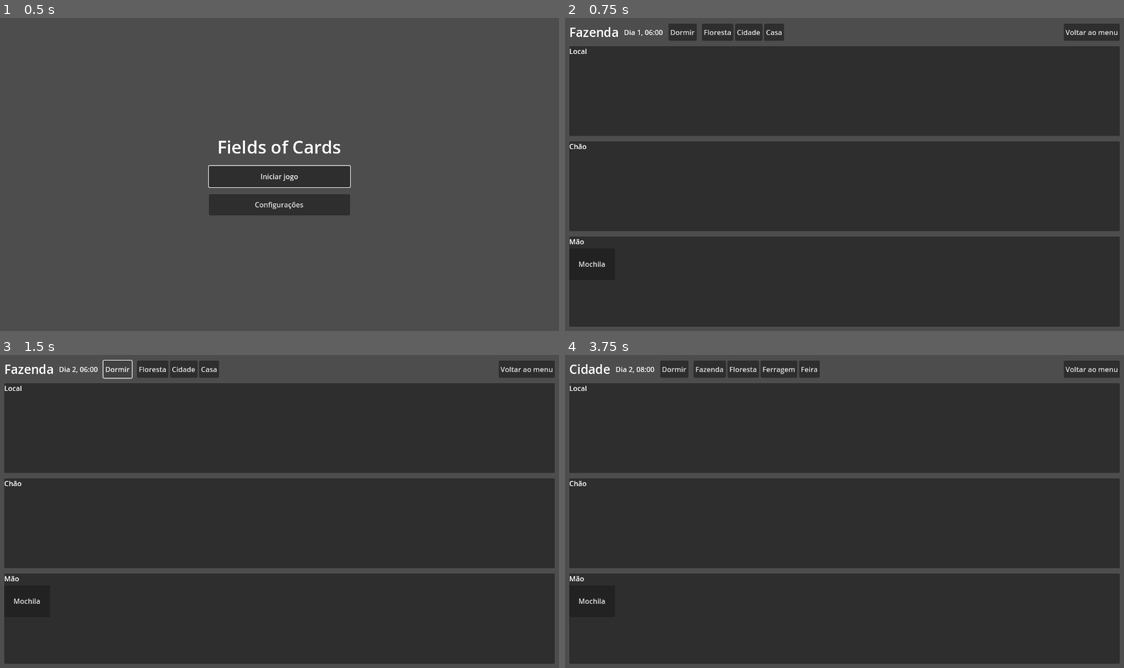
Above: before the commit, frames 1-4 (two rows, left to right).
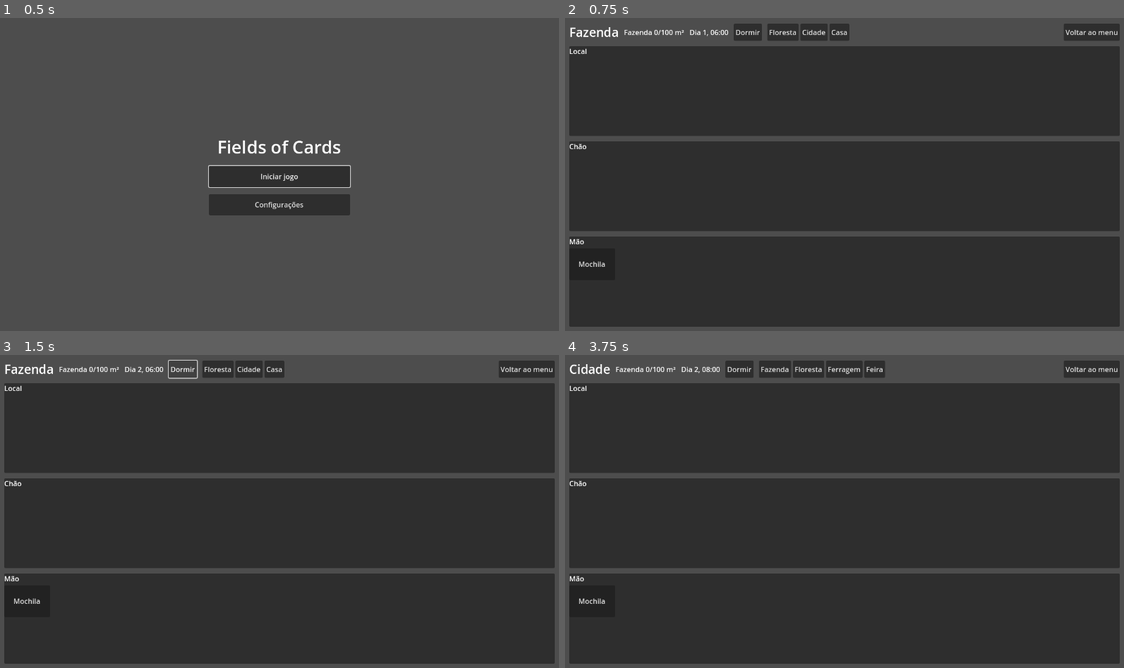
Above: after the commit, the same moments.

Repository: witoreel/fields-of-cards
Game: Godot game, scene res://ui/main_menu.tscn
Two runs of this game, one before a commit and one after it. Both use one fixed random seed, a clock stepped at 60 frames per second and the inputs below.
Inputs:
- Up to frame 1 (0.5 s): no input
- Up to frame 2 (0.75 s): click "Iniciar jogo" at 0.5 s
- Up to frame 3 (1.5 s): click "Dormir" at 1.25 s
- Up to frame 4 (3.75 s): click "Floresta" at 2 s; click "Fazenda" at 2.75 s; click "Cidade" at 3.5 s

Frame 1 is identical in both runs. In frame 2, 1.3% of the frame differs, in the area x 10-51%, y 1-8%; in frame 3, 1.2%; in frame 4, 1.4%, in the area x 9-58%, y 1-8%.

Commit message:
Adiciona limite de m² da fazenda e terra arada com contador (feature 6, L7, N1-N3)
Co-Authored-By: Claude Sonnet 5.5 <noreply@anthropic.com>

Diff:
--- a/data/cards/terra_arada.tres
+++ b/data/cards/terra_arada.tres
@@ -8,4 +8,4 @@
 display_name = "Terra arada"
 props = PackedStringArray("stackable")
 weight = 0
-extra = {}
+extra = {"m2": 1}
--- a/data/cards/terra_broto.tres
+++ b/data/cards/terra_broto.tres
@@ -8,4 +8,4 @@
 display_name = "Broto"
 props = PackedStringArray("stackable")
 weight = 0
-extra = {"grow": {"days": 1, "to": "terra_pronta"}}
+extra = {"m2": 1, "grow": {"days": 1, "to": "terra_pronta"}}
--- a/data/cards/terra_pronta.tres
+++ b/data/cards/terra_pronta.tres
@@ -8,4 +8,4 @@
 display_name = "Pronta para colher"
 props = PackedStringArray("stackable")
 weight = 0
-extra = {}
+extra = {"m2": 1}
--- a/data/cards/terra_semeada.tres
+++ b/data/cards/terra_semeada.tres
@@ -8,4 +8,4 @@
 display_name = "Terra semeada"
 props = PackedStringArray("stackable")
 weight = 0
-extra = {"grow": {"days": 1, "to": "terra_broto"}}
+extra = {"m2": 1, "grow": {"days": 1, "to": "terra_broto"}}
--- a/src/core/game_state.gd
+++ b/src/core/game_state.gd
@@ -69,6 +69,10 @@
 	&"fazenda|cidade": 60,
 	&"floresta|cidade": 90,
 }
+
+## Limite de m² da fazenda, somando todos os seus locais (L7). Valor
+## provisório; cresce por expansão no futuro.
+var farm_area_limit := 100
 
 var current_location: StringName = START_LOCATION
 ## location_id (String) -> Array[Dictionary] de cartas, na ordem.
@@ -471,6 +475,39 @@
 	return true
 
 
+# --- Área da fazenda ------------------------------------------------------
+
+## A fazenda e todos os locais dentro dela (casa, roças, galinheiro...) (L6).
+func farm_locations() -> Array[StringName]:
+	var out: Array[StringName] = []
+	for id in location_ids():
+		if root_of(id) == &"fazenda":
+			out.append(id)
+	return out
+
+
+## m² que uma carta ocupa na fazenda (N3): extra["m2"] por unidade × quantidade.
+## Terra bruta, árvores e água de riacho não ocupam (N1, N2).
+func card_area(card: Dictionary) -> int:
+	var d := def_of(card)
+	return int(d.extra.get("m2", 0)) * int(card.get("n", 1)) if d != null else 0
+
+
+## m² usados hoje na fazenda, somando todos os seus locais (L7).
+func farm_area_used() -> int:
+	var total := 0
+	for id in farm_locations():
+		for c in cards[String(id)]:
+			total += card_area(c)
+		for c in stages[String(id)]:
+			total += card_area(c)
+	return total
+
+
+func farm_area_free() -> int:
+	return farm_area_limit - farm_area_used()
+
+
 # --- Peso e volume --------------------------------------------------------
 
 ## Volume atual de um recipiente como o regador (P5), em gramas. Sem estado
@@ -556,6 +593,18 @@
 func _run(r: RecipeDef, a: Dictionary, b: Dictionary, area_b: StringName) -> bool:
 	if (r.a_use > 0 and int(a["n"]) < r.a_use) or (r.b_use > 0 and int(b["n"]) < r.b_use):
 		return false
+	# Ocupar m² além do limite da fazenda não é permitido (L7). Conta o saldo
+	# entre o que a receita cria e o que consome.
+	if root_of(current_location) == &"fazenda":
+		var delta := 0
+		for res in r.results:
+			delta += int(catalog.get_def(StringName(res["id"])).extra.get("m2", 0)) * int(res.get("n", 1))
+		if r.a_use > 0:
+			delta -= card_area(a) / int(a["n"]) * r.a_use
+		if r.b_use > 0:
+			delta -= card_area(b) / int(b["n"]) * r.b_use
+		if delta > farm_area_free():
+			return false
 	var water_needed := r.a_volume_per_b * int(b.get("n", 1))
 	if water_needed > 0:
 		if volume_of(a) < water_needed:
@@ -652,6 +701,7 @@
 		"open_storage_uid": open_storage_uid,
 		"next_uid": next_uid,
 		"minutes": minutes,
+		"farm_area_limit": farm_area_limit,
 		"player_buffs": player_buffs.duplicate(true),
 		"scheduled": scheduled.duplicate(true),
 		# Inteiros de 64 bits viram texto: JSON só garante 53 bits.
@@ -703,6 +753,7 @@
 	s.open_storage_uid = int(data.get("open_storage_uid", 0))
 	s.next_uid = int(data.get("next_uid", 1))
 	s.minutes = int(data.get("minutes", WAKE_MINUTE))
+	s.farm_area_limit = int(data.get("farm_area_limit", 100))
 	var pb = data.get("player_buffs", [])
 	var sc = data.get("scheduled", [])
 	if not (pb is Array) or not (sc is Array):
--- /dev/null
+++ b/tests/check_farm_area.gd
@@ -0,0 +1,58 @@
+extends CheckBase
+## Feature 6: área da fazenda (L7, N1, N2, N3).
+## godot --headless --path . -s tests/check_farm_area.gd
+
+
+func _initialize() -> void:
+	label = "Verificações da área da fazenda"
+	var s := GameState.new_game(1)
+	s.farm_area_limit = 10
+
+	# US-6.2: terra bruta não ocupa m² e não se esgota
+	var soil := s.spawn(&"terra_bruta", GameState.LOCATION)
+	var hoe := s.spawn(&"enxada", GameState.HAND)
+	_check(s.farm_area_used() == 0, "terra bruta não conta")
+	_check(s.card_area(soil) == 0 and s.card_area(hoe) == 0, "cartas sem m²")
+
+	# US-6.3: terra arada ocupa m²; o contador é a quantidade
+	_check(s.apply_recipe(hoe["uid"], soil["uid"]), "arar 4 m²")
+	_check(s.farm_area_used() == 4 and s.farm_area_free() == 6, "4 usados, 6 livres")
+	s.apply_recipe(hoe["uid"], soil["uid"])
+	_check(s.farm_area_used() == 8, "8 m²")
+
+	# US-6.1: o limite vale; recusa sem gastar tempo
+	var t := s.minutes
+	_check(not s.apply_recipe(hoe["uid"], soil["uid"]), "mais 4 m² passaria de 10: recusa")
+	_check(s.farm_area_used() == 8 and s.minutes == t, "nada mudou")
+	_check(s.cards_at(&"fazenda").has(soil), "terra bruta continua lá (infinita)")
+
+	# Semear e colher não mudam o total (m² trocam de estágio)
+	var plowed: Dictionary = s.cards_at(&"fazenda").filter(func(c: Dictionary) -> bool: return c["id"] == "terra_arada")[0]
+	var seed_c := s.spawn(&"semente", GameState.HAND, 2)
+	_check(s.apply_recipe(seed_c["uid"], plowed["uid"]), "semear com a fazenda quase cheia")
+	_check(s.farm_area_used() == 8, "semear mantém 8 m²")
+
+	# Soma entre todos os locais da fazenda (casa, roças)
+	_check(s.add_location(&"roca_2", "Roça 2", &"fazenda"), "nova roça")
+	s.travel_to(&"roca_2")
+	s.spawn(&"terra_arada", GameState.LOCATION, 2)
+	_check(s.farm_area_used() == 10, "soma os locais da fazenda (10)")
+	var soil2 := s.spawn(&"terra_bruta", GameState.LOCATION)
+	_check(not s.apply_recipe(hoe["uid"], soil2["uid"]), "limite é global, vale na outra roça")
+
+	# Fora da fazenda o limite não vale
+	s.travel_to(&"floresta")
+	var soil3 := s.spawn(&"terra_bruta", GameState.LOCATION)
+	_check(s.apply_recipe(hoe["uid"], soil3["uid"]), "na floresta não há limite de fazenda")
+	_check(s.farm_area_used() == 10, "terra da floresta não conta na fazenda")
+
+	# US-6.4: árvore não se esgota
+	var tree := s.spawn(&"arvore", GameState.LOCATION)
+	var axe := s.spawn(&"machado", GameState.HAND)
+	for i in 5:
+		s.apply_recipe(axe["uid"], tree["uid"])
+	_check(s.cards_at(&"floresta").has(tree) and tree["n"] == 1, "árvore intacta após 5 cortes")
+
+	var r := GameState.from_dict(JSON.parse_string(JSON.stringify(s.to_dict())))
+	_check(r.farm_area_limit == 10 and r.farm_area_used() == 10, "limite e uso sobrevivem ao save")
+	_finish()
--- a/ui/game_placeholder.gd
+++ b/ui/game_placeholder.gd
@@ -74,7 +74,7 @@
 	_dirty = false
 	var state := GameSession.state
 	_location_label.text = state.location_name(state.current_location)
-	_clock_label.text = state.clock_text() + ("  (cansado)" if state.is_tired() else "")
+	_clock_label.text = "Fazenda %d/%d m²   " % [state.farm_area_used(), state.farm_area_limit] + state.clock_text() + ("  (cansado)" if state.is_tired() else "")
 	for child in _travel_box.get_children():
 		_travel_box.remove_child(child)
 		child.queue_free()
Not shown, added: tests/check_farm_area.gd.uid
